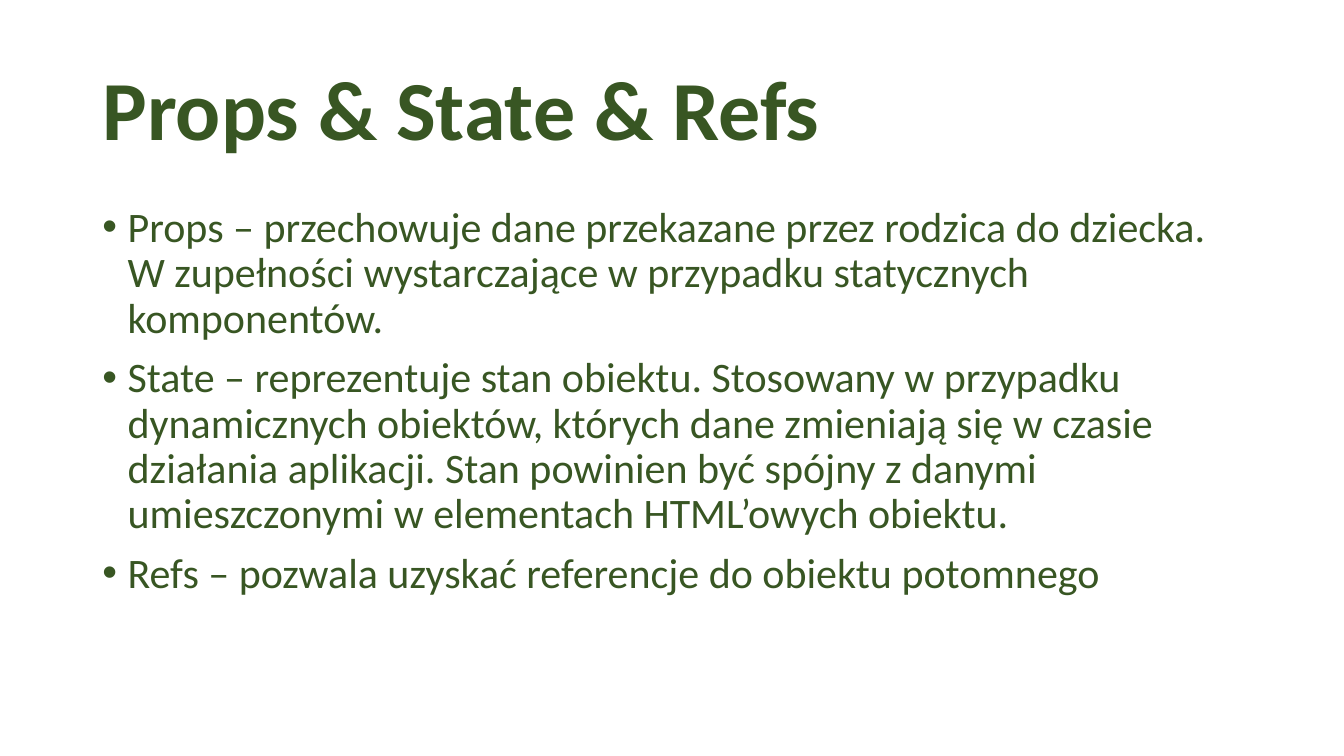
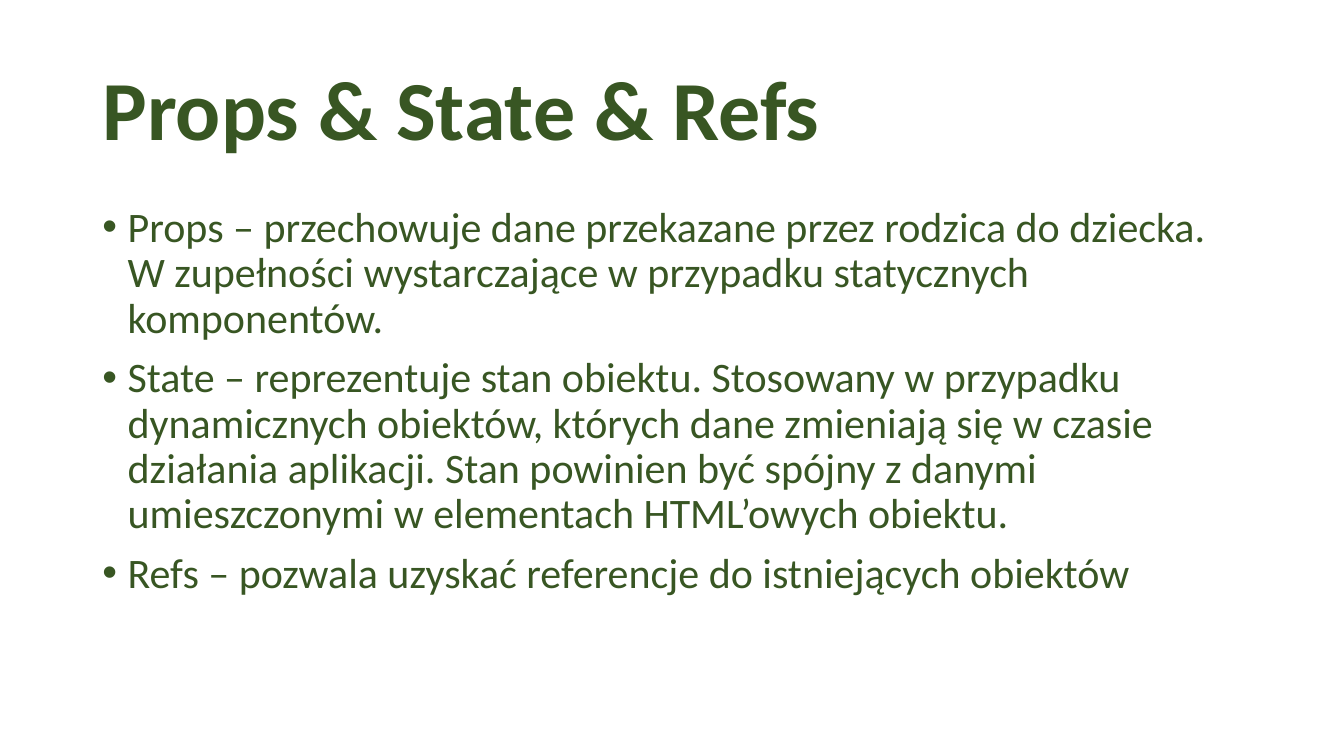
Before and after one commit to tim91/technologies-example, a slide deck: slide 3 of reactJS/Prezentacja.pptx. Drawn at 1344x756 pixels with LibreOffice and Linux fonts; fonts in the diff are those of the drawing; background and template pictures are left out. Boxes give left, top, right and bottom in pixels: in the first picture for what was removed or moved away, otherwise in the second. Text is boxed around its words. In the diff, an @@ line names an element or a change of style, - is before the commit and + after.

```diff
--- a/reactJS/Prezentacja.pptx
+++ b/reactJS/Prezentacja.pptx
@@ text at (128,559,1129,596): text changed @@
-• Refs – pozwala uzyskać referencje do obiektu potomnego
+• Refs – pozwala uzyskać referencje do istniejących obiektów
```
Also in this commit, not shown: 3 other slides changed, 1 slide added, 13 other files.
